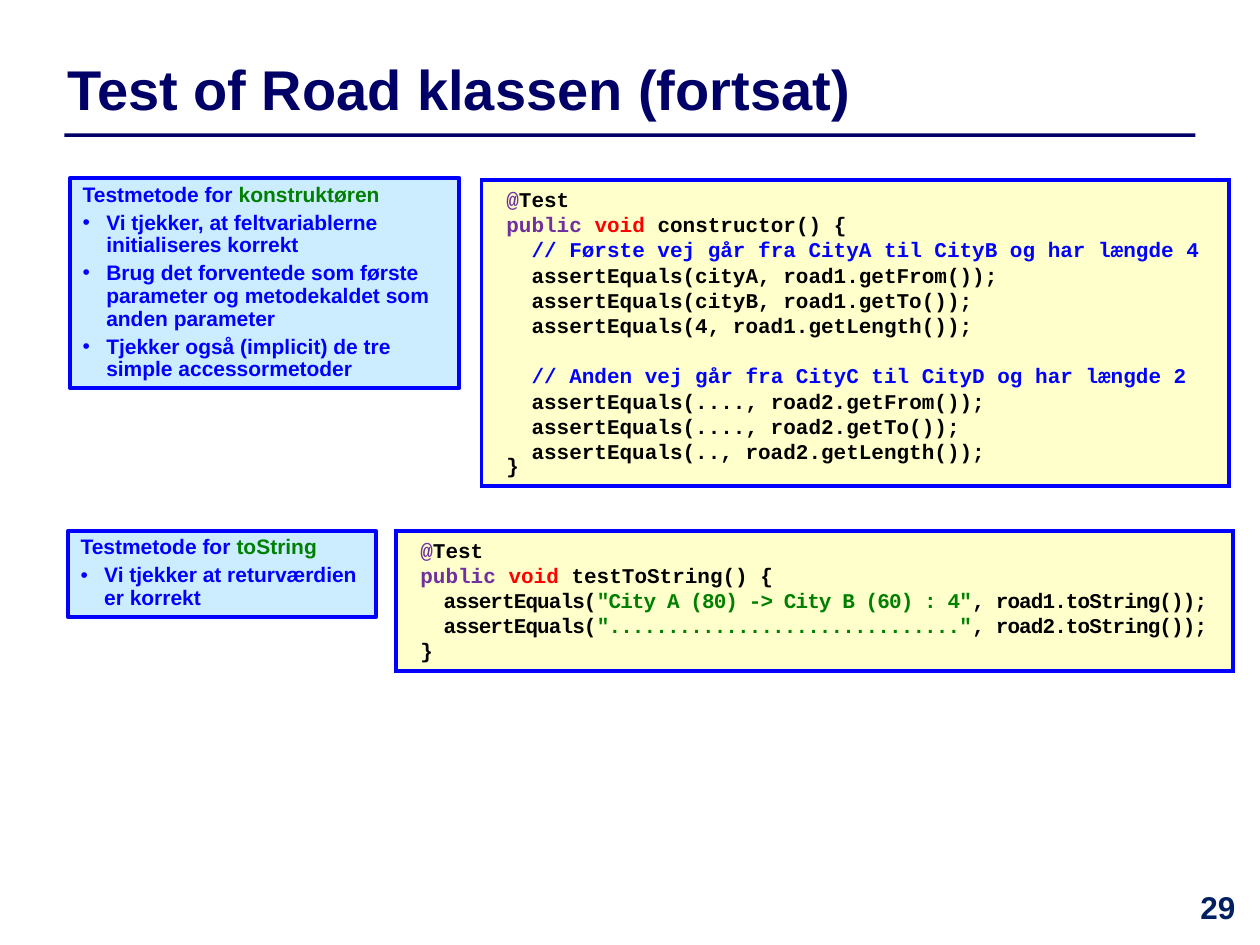
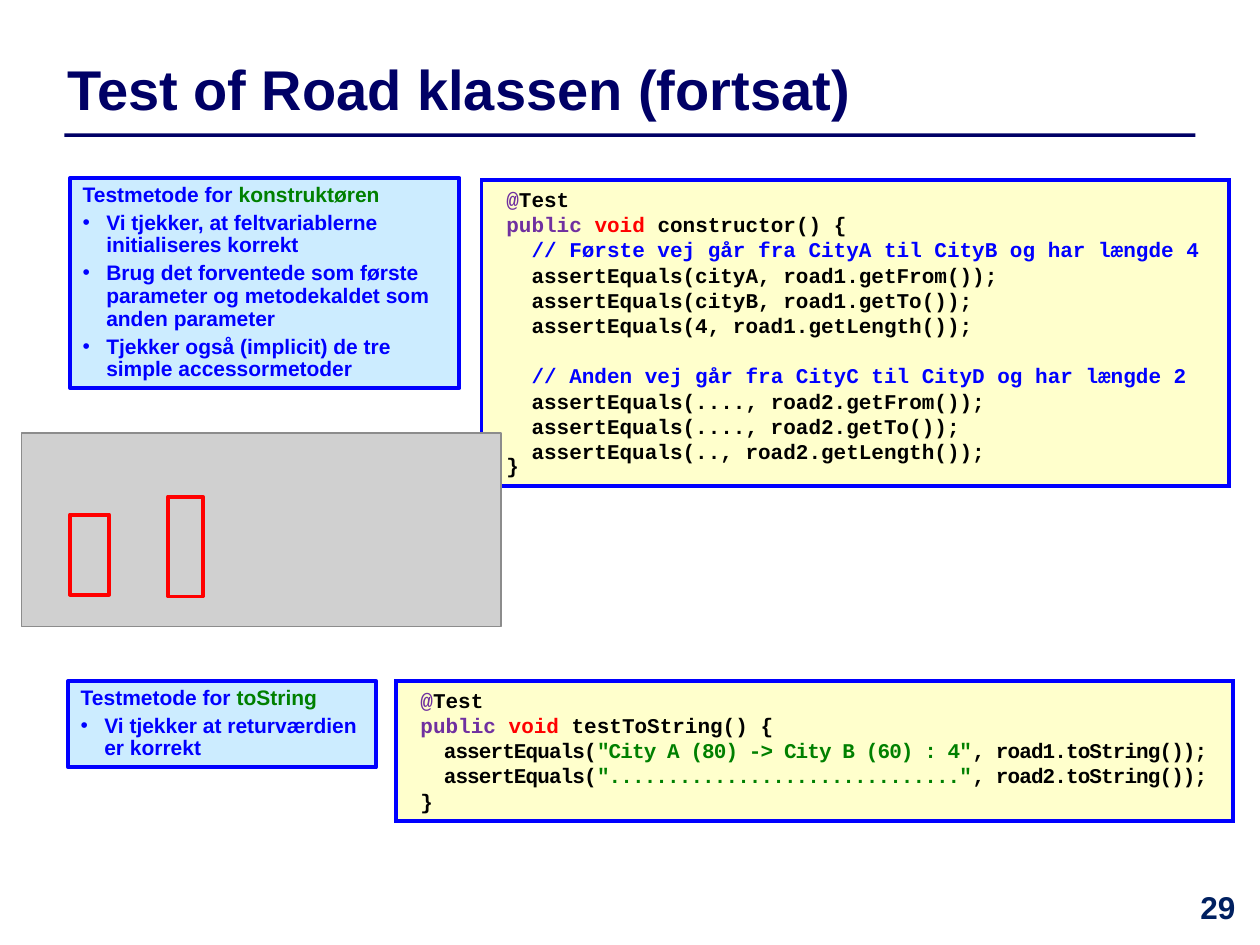
Before and after one commit to IntProgAU/Materiale, a slide deck: slide 29 of web/e24/uge_12/Slides-Uge12.pptx. Drawn at 1260x945 pixels with LibreOffice and Linux fonts; fonts in the diff are those of the drawing; grey boxes stand for pictures. Boxes give left, top, right and bottom in pixels: in the first picture for what was removed or moved away, otherwise in the second. Text is boxed around its words. In the diff, an @@ line names an element or a change of style, - is before the commit and + after.

```diff
--- a/web/e24/uge_12/Slides-Uge12.pptx
+++ b/web/e24/uge_12/Slides-Uge12.pptx
@@ picture added at (21,433,501,627) @@
@@ rectangle added at (168,496,202,596), outline #FF0000 2.25 pt @@
@@ rectangle added at (69,514,108,595), outline #FF0000 2.25 pt @@
@@ rectangle "Testmetode for toString": place and size @@
-rectangle "Testmetode for toString" at (68,530,375,617)
+rectangle "Testmetode for toString" at (68,680,375,767)
@@ rectangle "@Test": place and size @@
-rectangle "@Test" at (396,530,1232,670)
+rectangle "@Test" at (396,680,1232,820)
```
Also in this commit, not shown: 5 other slides changed, 1 other file.
